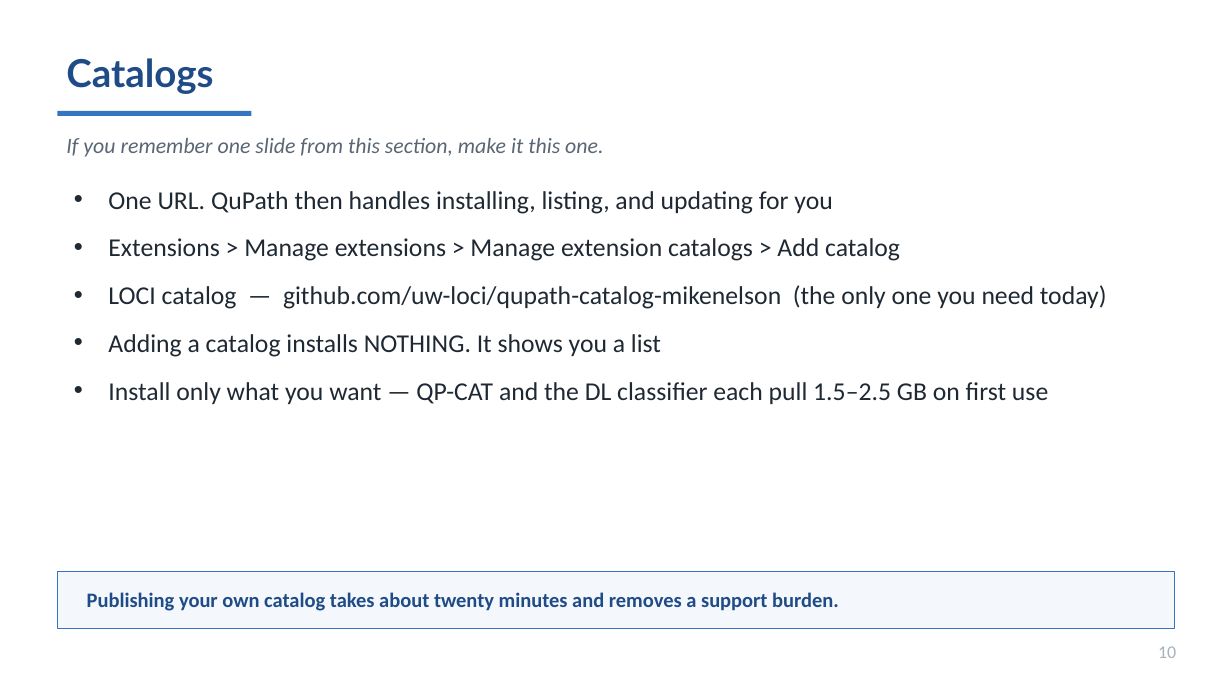
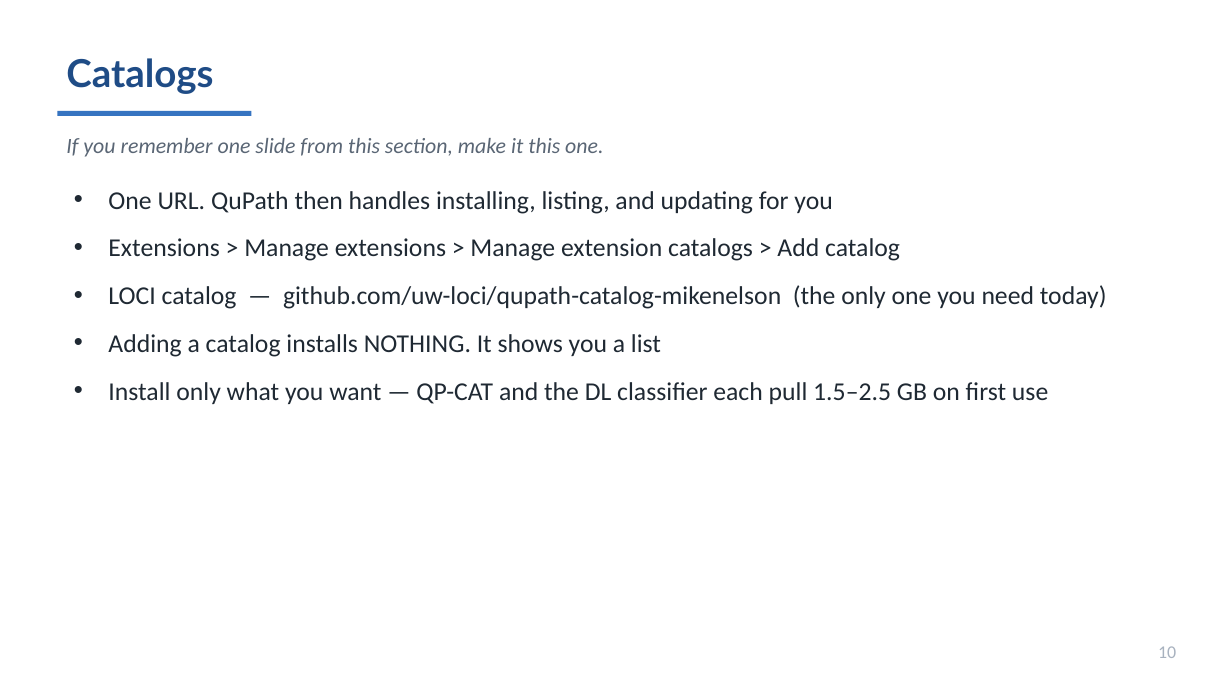
Before and after one commit to MichaelSNelson/BINA-I2K-2026-QuPath-Extensions, a slide deck: slide 10 of I2K_2026_QuPath_Extensions.pptx. Drawn at 1232x693 pixels with LibreOffice and Linux fonts; fonts in the diff are those of the drawing. Boxes give left, top, right and bottom in pixels: in the first picture for what was removed or moved away, otherwise in the second. Text is boxed around its words. In the diff, an @@ line names an element or a change of style, - is before the commit and + after.

```diff
--- a/I2K_2026_QuPath_Extensions.pptx
+++ b/I2K_2026_QuPath_Extensions.pptx
@@ rectangle removed at <box>57,571,1175,628</box> @@
@@ text removed at <box>87,592,839,611</box> @@
-Publishing your own catalog takes about twenty minutes and removes a support burden.
```
Also in this commit, not shown: 3 other slides changed, 7 other files.
